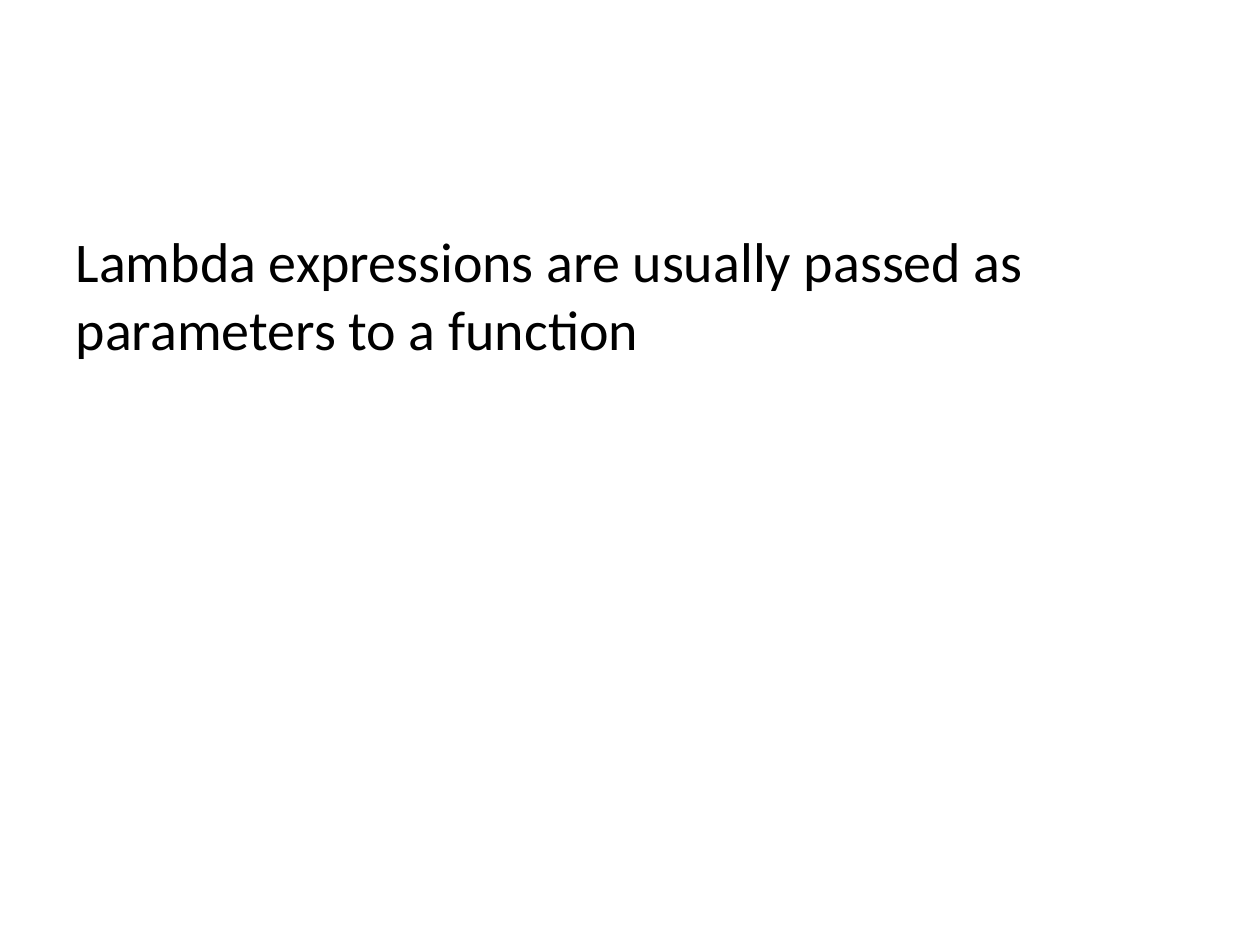
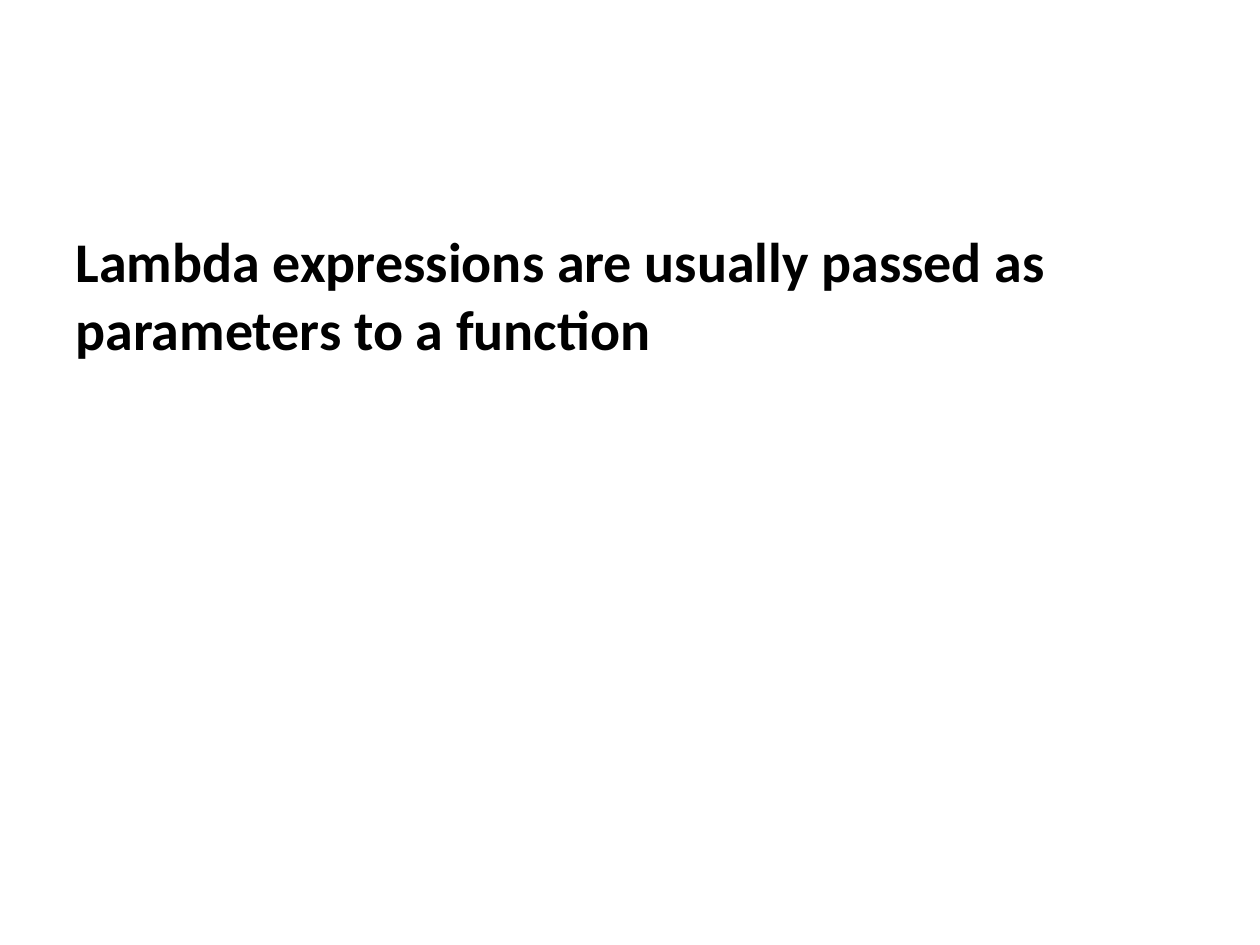
Before and after one commit to ucoruh/ce204-object-oriented-programming, a slide deck: slide 75 of week-3/ce204-week-3.md_word.pptx (slide 73 before the commit). Drawn at 1260x945 pixels with LibreOffice and Linux fonts; fonts in the diff are those of the drawing. Boxes give left, top, right and bottom in pixels: in the first picture for what was removed or moved away, otherwise in the second. Text is boxed around its words. In the diff, an @@ line names an element or a change of style, - is before the commit and + after.

```diff
--- a/week-3/ce204-week-3.md_word.pptx
+++ b/week-3/ce204-week-3.md_word.pptx
@@ text "Lambda expressions are usually passed ..." at [76, 242, 1045, 359]: bold on @@
```
Also in this commit, not shown: 5 other slides changed, 3 slides added, 11 other files.
